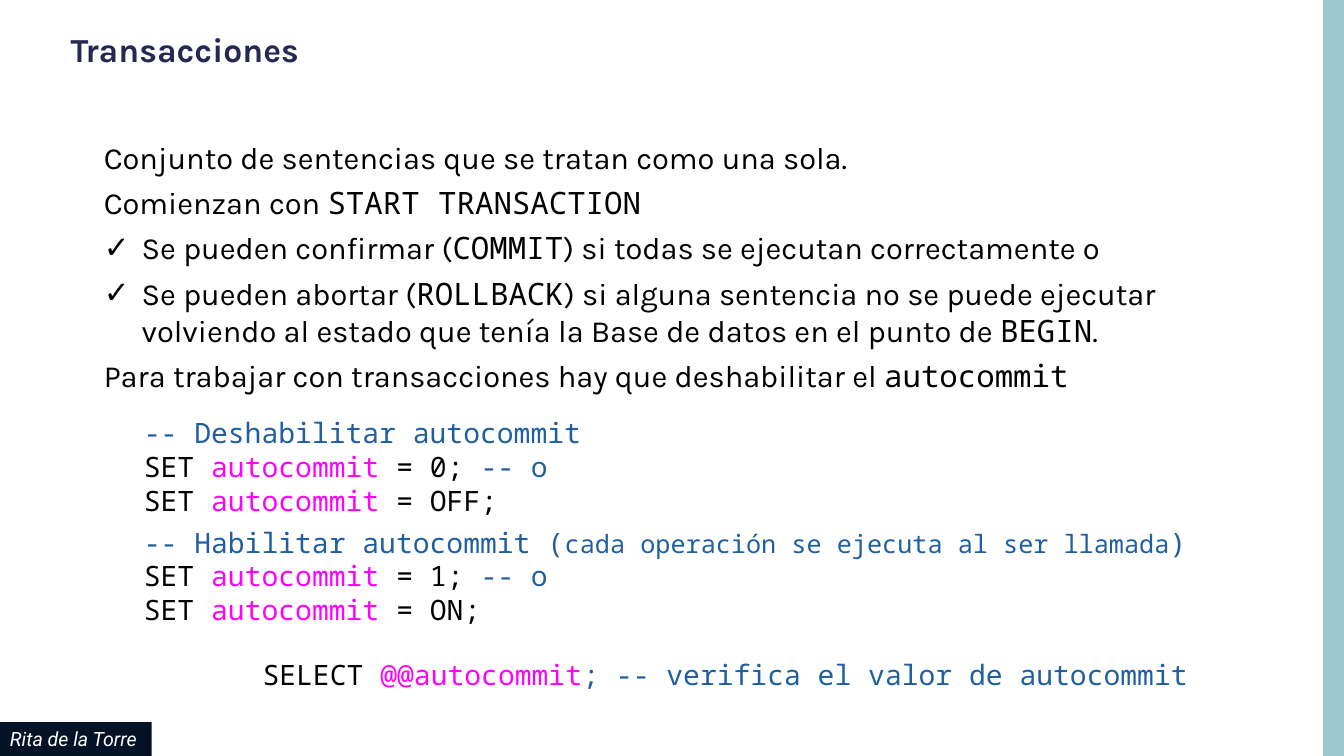
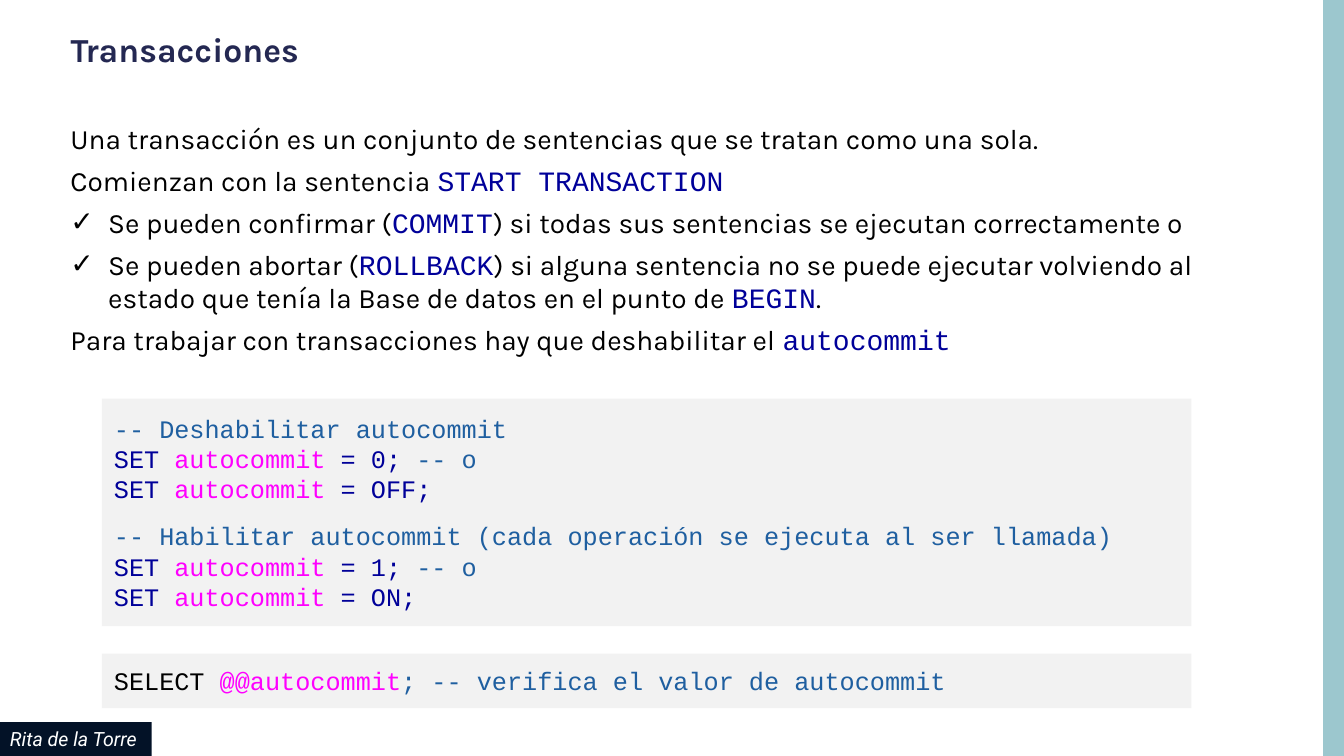
Before and after one commit to contenido-vario/MySQL, a slide deck: slide 8 of uf05/pdf/MySQL_UF05_ERRORES_TRANSACCIONES.pptx. Drawn at 1344x756 pixels with LibreOffice and Linux fonts; fonts in the diff are those of the drawing; background and template pictures are left out. Boxes give left, top, right and bottom in pixels: in the first picture for what was removed or moved away, otherwise in the second. Text is boxed around its words. In the diff, an @@ line names an element or a change of style, - is before the commit and + after.

```diff
--- a/uf05/pdf/MySQL_UF05_ERRORES_TRANSACCIONES.pptx
+++ b/uf05/pdf/MySQL_UF05_ERRORES_TRANSACCIONES.pptx
@@ text "Una transacción es un conjunto ...": place and size @@
-text "Una transacción es un conjunto ..." at box(104, 148, 1155, 395)
+text "Una transacción es un conjunto ..." at box(70, 127, 1192, 357)
@@ text at box(70, 127, 1182, 240): text changed; size 22 to 20 pt @@
-Conjunto de sentencias que se tratan como una sola.
-Comienzan con START TRANSACTION
-✓ Se pueden confirmar (COMMIT) si todas se ejecutan correctamente o
+Una transacción es un conjunto de sentencias que se tratan como una sola.
+Comienzan con la sentencia START TRANSACTION
+✓ Se pueden confirmar (COMMIT) si todas sus sentencias se ejecutan correctamente o
@@ text at box(70, 255, 1192, 357): size 22 to 20 pt in "Se pueden abortar (ROLLBACK) si alguna sentencia ...", "Para trabajar con transacciones hay que deshabilitar ..."; font Noto Sans Mono to Courier New, text colour #000000 to #000099 in "(ROLLBACK) BEGIN.", "autocommit" @@
@@ rectangle "-- Deshabilitar autocommit": place and size @@
-rectangle "-- Deshabilitar autocommit" at box(144, 421, 1170, 624)
+rectangle "-- Deshabilitar autocommit" at box(102, 398, 1192, 626)
@@ rectangle "-- Deshabilitar autocommit" at box(102, 398, 1192, 626): size 20 to 18 pt in "-- Deshabilitar autocommit", "SET autocommit = 0; -- o", "SET autocommit = OFF;", "-- Habilitar autocommit (cada llamada)" and 2 more places; font Noto Sans Mono to Courier New; text colour #000000 to #000099 in "SET = 0;", "SET = OFF;", "SET = 1;", "SET = ON;"; more space between paragraphs; fill none to #F2F2F2 @@
@@ rectangle "SELECT @@autocommit; -- verifica el ...": place and size @@
-rectangle "SELECT @@autocommit; -- verifica el ..." at box(263, 663, 1188, 689)
+rectangle "SELECT @@autocommit; -- verifica el ..." at box(102, 653, 1192, 708)
@@ rectangle "SELECT @@autocommit; -- verifica el ..." at box(102, 653, 1192, 708): size 20 to 18 pt, font Noto Sans Mono to Courier New; fill none to #F2F2F2 @@
```
Also in this commit, not shown: 12 other slides changed, 4 slides added, 1 other file.
